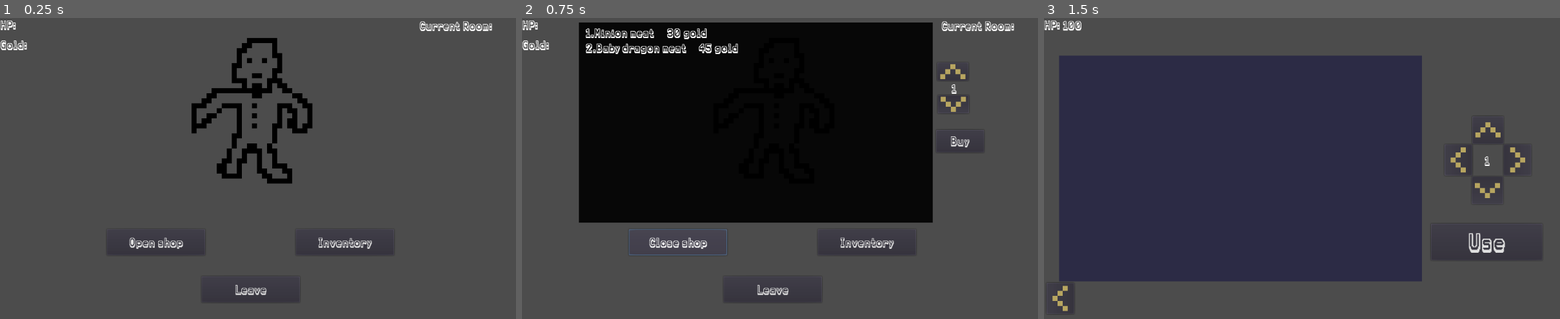
Above: before the commit, frames 1-3 (left to right).
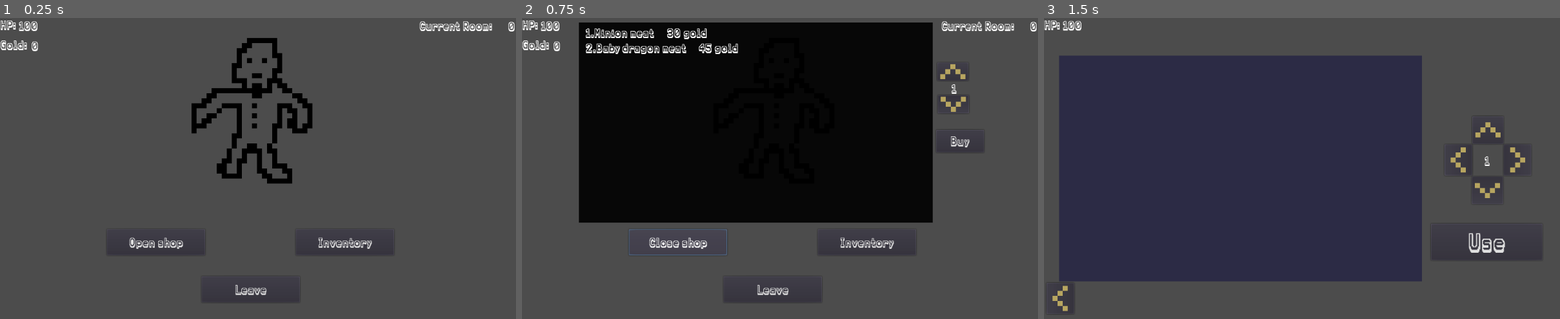
Above: after the commit, the same moments.

Repository: xFrenchy/Zeiga
Game: Godot game, scene res://Scenes_Scripts/TravelingMerchant.tscn
Two runs of this game, one before a commit and one after it. Both use one fixed random seed, a clock stepped at 60 frames per second and the inputs below. This scene is started directly instead of the project's main scene.
Inputs:
- Up to frame 1 (0.25 s): no input
- Up to frame 2 (0.75 s): click "Open shop" at 0.5 s
- Up to frame 3 (1.5 s): click "Inventory" at 1.25 s

The runs differ from the first frame. In frame 1, 0.2% of the frame differs, in the area x 3-100%, y 1-12%; in frame 2, 0.2%; in frame 3, nothing differs.

Commit message:
Updated HUD variable to show when the scene loads, adjusted room number label alignment

Diff:
--- a/Scenes_Scripts/TravelingMerchant.gd
+++ b/Scenes_Scripts/TravelingMerchant.gd
@@ -9,6 +9,12 @@
 
 # Called when the node enters the scene tree for the first time.
 func _ready():
+	$HealthNumberLabel.text = str(Globals.player_health)
+	$HealthNumberLabel.show()
+	$GoldNumberLabel.text = str(Globals.gold)
+	$GoldNumberLabel.show()
+	$RoomNumberLabel.text = str(Globals.room_number)
+	$RoomNumberLabel.show()
 	$InventoryHUD.hide()
 	$ShopBackground.hide()
 	$Up.hide()
--- a/Scenes_Scripts/TravelingMerchant.tscn
+++ b/Scenes_Scripts/TravelingMerchant.tscn
@@ -17,6 +17,8 @@
 
 [node name="TravelingMerchant" index="0" instance=ExtResource( 1 )]
 script = ExtResource( 2 )
+encounter_type = "Shop"
+encounter_message = "Might have some good items in the store"
 
 [node name="Sprite" parent="." index="0"]
 texture = ExtResource( 3 )
@@ -80,6 +82,7 @@
 margin_right = 522.0
 margin_bottom = -145.0
 custom_fonts/font = SubResource( 1 )
+align = 2
 __meta__ = {
 "_edit_lock_": true
 }
